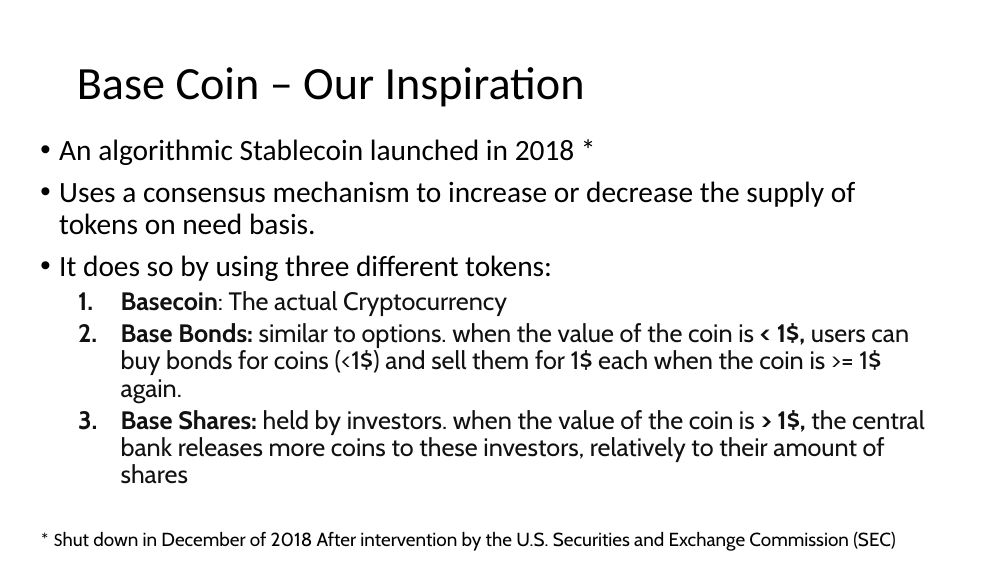
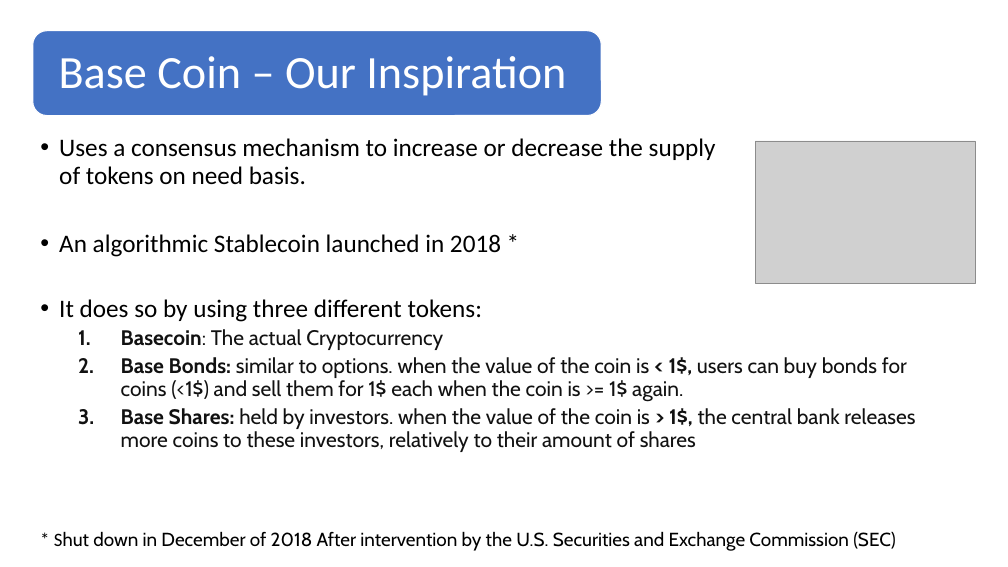
Before and after one commit to Ugadot/StableCoin, a slide deck: slide 5 of BaseCoin_Presentation.pptx. Drawn at 1008x567 pixels with LibreOffice and Linux fonts; fonts in the diff are those of the drawing; grey boxes stand for pictures. Boxes give left, top, right and bottom in pixels: in the first picture for what was removed or moved away, otherwise in the second. Text is boxed around its words. In the diff, an @@ line names an element or a change of style, - is before the commit and + after.

```diff
--- a/BaseCoin_Presentation.pptx
+++ b/BaseCoin_Presentation.pptx
@@ rounded rectangle added at [33, 31, 601, 116], fill #4472C4, outline #FFFFFF 1 pt @@
@@ text "Base Coin – Our Inspiration": place and size @@
-text "Base Coin – Our Inspiration" at [77, 67, 585, 107]
+text "Base Coin – Our Inspiration" at [59, 56, 566, 96]
@@ text "Base Coin – Our Inspiration" at [59, 56, 566, 96]: text colour #000000 to #FFFFFF; more space between paragraphs @@
@@ text at [59, 138, 716, 185]: paragraph added @@
+• Uses a consensus mechanism to increase or decrease the supply
+  of tokens on need basis.
@@ picture added at [755, 141, 975, 284] @@
@@ text at [59, 181, 855, 235]: paragraph removed @@
-• Uses a consensus mechanism to increase or decrease the supply of tokens on need basis.
@@ text at [59, 234, 915, 452]: size 28 to 24 pt in "An algorithmic Stablecoin launched in 2018 *", "It does so by using three different ..."; size 24 to 20 pt in "Basecoin: The actual Cryptocurrency", "Base Bonds: similar to options. when the ...", "Base Shares: held by investors. when the ..." @@
```
Also in this commit, not shown: 11 other slides changed.
